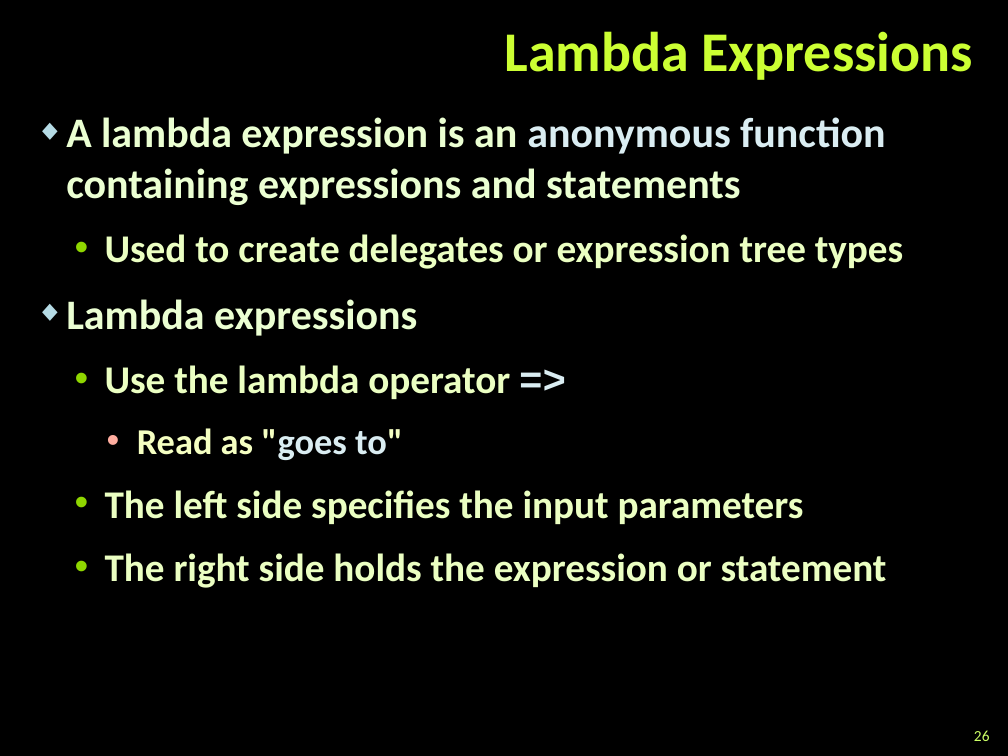
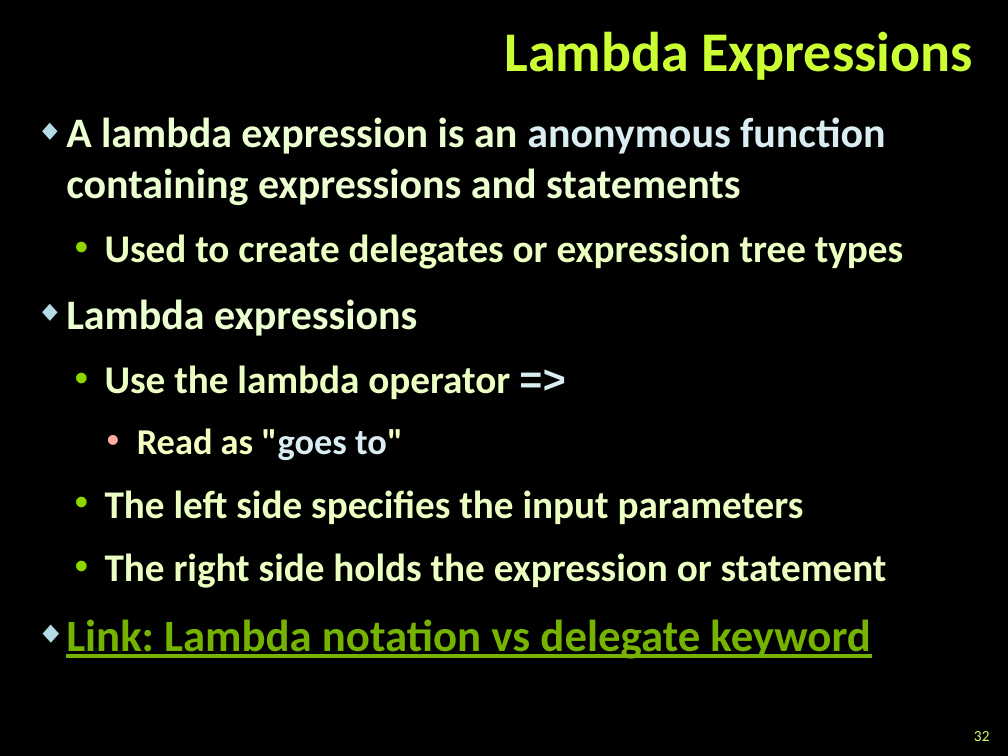
Before and after one commit to tddold/Telerik-Academy, a slide deck: slide 32 of Programming with C#/3. C# OOP/Presentations/Extension-Methods-Delegates-Lambda-LINQ.pptx (slide 26 before the commit). Drawn at 1008x756 pixels with LibreOffice and Linux fonts; fonts in the diff are those of the drawing; background and template pictures are left out. Boxes give left, top, right and bottom in pixels: in the first picture for what was removed or moved away, otherwise in the second. Text is boxed around its words. In the diff, an @@ line names an element or a change of style, - is before the commit and + after.

```diff
--- a/Programming with C#/3. C# OOP/Presentations/Extension-Methods-Delegates-Lambda-LINQ.pptx
+++ b/Programming with C#/3. C# OOP/Presentations/Extension-Methods-Delegates-Lambda-LINQ.pptx
@@ text at bbox=[66, 619, 871, 659]: paragraph added @@
+◆ Link: Lambda notation vs delegate keyword
@@ page number at bbox=[974, 731, 990, 741]: text changed @@
-26
+32
```
Also in this commit, not shown: 12 other slides changed, 6 slides added, 6 slides removed, 12 other files.
